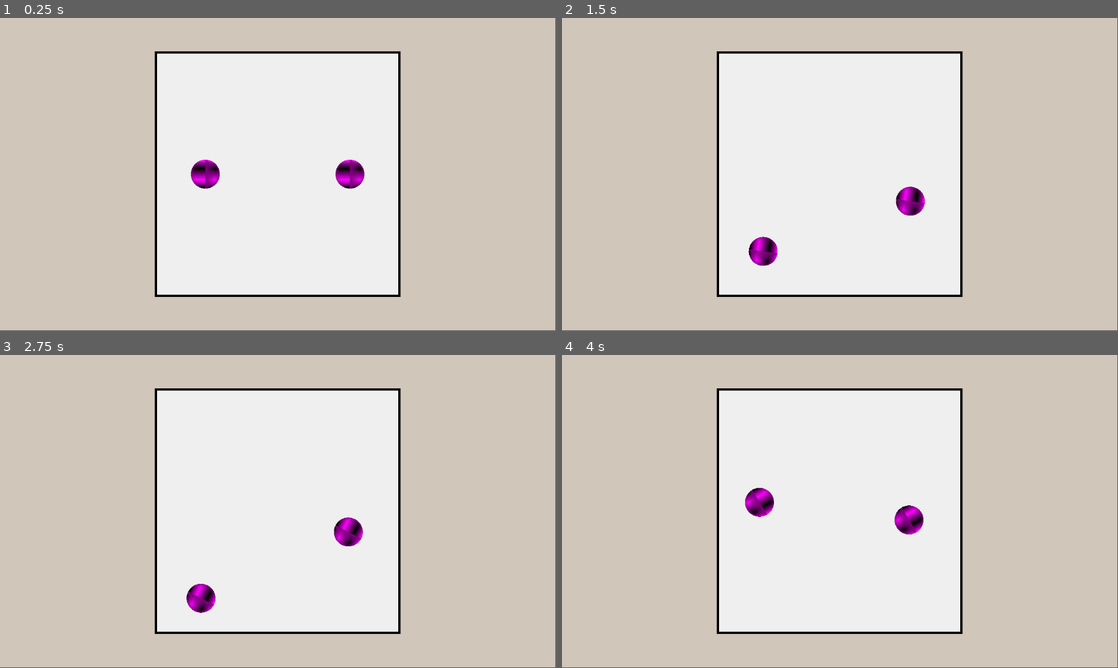
Above: before the commit, frames 1-4 (two rows, left to right).
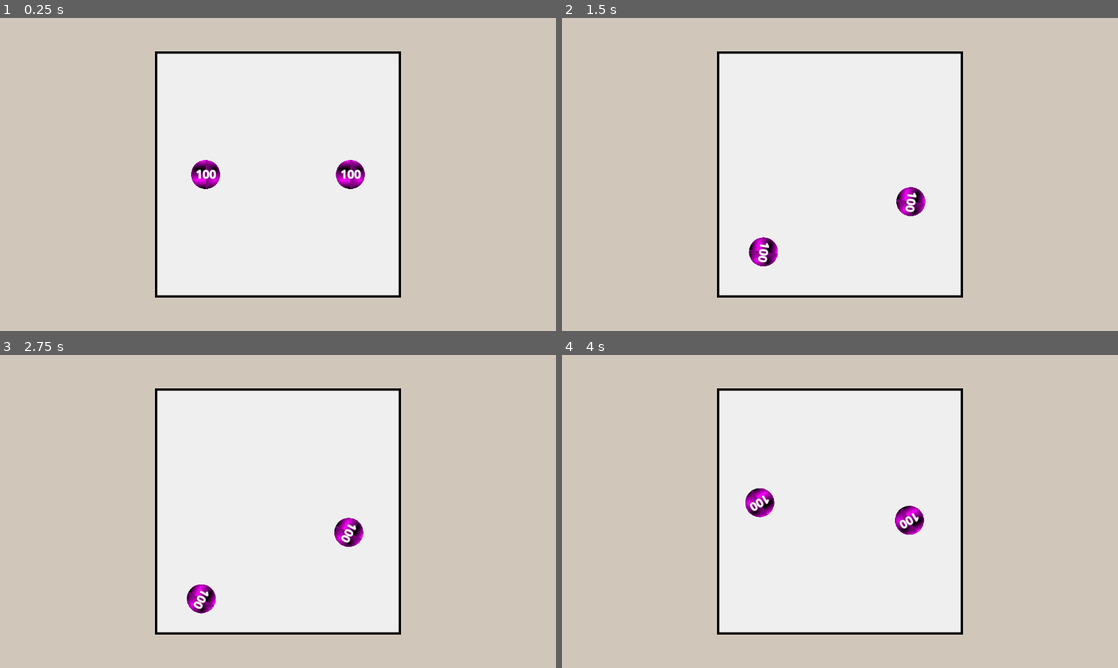
Above: after the commit, the same moments.

Repository: Arithmos-101/earclacks-copy
Game: Godot game, scene res://main.tscn
Two runs of this game, one before a commit and one after it. Both use one fixed random seed, a clock stepped at 60 frames per second and the inputs below.
Inputs:
- Up to frame 1 (0.25 s): no input
- Up to frame 2 (1.5 s): tap Enter at 0.5 s; hold Space (space) 0.53-1.28 s; tap Space (space) at 1.35 s
- Up to frame 3 (2.75 s): tap Space (space) at 2 s; hold Space (space) from 2.03 s (still down)
- Up to frame 4 (4 s): tap Enter at 2.75 s; release Space (space) at 2.78 s; tap Space (space) at 2.85 s; hold Space (space) from 3.53 s (still down)
The window is 799x449 before the commit and 800x450 after it. Grey fills any space a smaller window leaves; there, only what the larger window draws over its background counts as a difference.

The runs differ from the first frame. In frame 1, 1.0% of the frame differs, in the area x 27-73%, y 10-90%; in frame 2, 1.0%; in frame 3, 1.0%; in frame 4, 1.0%.

Commit message:
Clack Ball Data and health text

Diff:
--- /dev/null
+++ b/Clack Ball/Clack Ball Data/clack_ball_data.gd
@@ -0,0 +1,8 @@
+extends Resource
+class_name ClackBallData
+
+@export var ball_radius := 30.0
+@export var weight := 1.0
+@export var gravity := 1.0
+@export var launch_speed := 200.0
+@export var spin_speed := 10.0
--- /dev/null
+++ b/Clack Ball/Clack Ball Data/default_ball_data.tres
@@ -0,0 +1,7 @@
+[gd_resource type="Resource" script_class="ClackBallData" format=3 uid="uid://bsay65h0qlo45"]
+
+[ext_resource type="Script" uid="uid://dauvgqwgh8xq" path="res://Clack Ball/Clack Ball Data/clack_ball_data.gd" id="1_lwu21"]
+
+[resource]
+script = ExtResource("1_lwu21")
+metadata/_custom_type_script = "uid://dauvgqwgh8xq"
--- a/Clack Ball/clack_ball.gd
+++ b/Clack Ball/clack_ball.gd
@@ -1,24 +1,19 @@
 extends RigidBody2D
 class_name ClackBall
 
-@export var ball_radius := 30.0
-@export var weight := 1.0
-@export var gravity := 1.0
-@export var launch_speed := 200.0
-@export var spin_speed := 10.0
-
+@export var clack_ball_data : ClackBallData
 
 @export var clack_ball_mesh : MeshInstance2D
 @export var clack_ball_collision : ClackBallCollider
 @export var clack_ball_hurt_area : ClackBallHurtArea
 
 func _ready() -> void:
-	clack_ball_mesh.set_size(ball_radius)
-	clack_ball_collision.set_size(ball_radius)
-	clack_ball_hurt_area.set_size(ball_radius)
+	clack_ball_mesh.set_size(clack_ball_data.ball_radius)
+	clack_ball_collision.set_size(clack_ball_data.ball_radius)
+	clack_ball_hurt_area.set_size(clack_ball_data.ball_radius)
 
-	linear_velocity = _to_component_vector(launch_speed, 360 * randf())
-	angular_velocity = spin_speed
+	linear_velocity = _to_component_vector(clack_ball_data.launch_speed, 360 * randf())
+	angular_velocity = clack_ball_data.spin_speed
 
 func _to_component_vector(magnitude : float, angle : float):
 	return Vector2(magnitude * cos(deg_to_rad(angle)), magnitude * sin(deg_to_rad(angle)))
--- a/Clack Ball/clack_ball.tscn
+++ b/Clack Ball/clack_ball.tscn
@@ -2,6 +2,7 @@
 
 [ext_resource type="Script" uid="uid://dv1dq8g0vdp5s" path="res://Clack Ball/clack_ball.gd" id="1_owm8m"]
 [ext_resource type="Script" uid="uid://owxvkt1he2l0" path="res://Clack Ball/clack_ball_mesh.gd" id="2_e56jn"]
+[ext_resource type="Resource" uid="uid://bsay65h0qlo45" path="res://Clack Ball/Clack Ball Data/default_ball_data.tres" id="2_yljrg"]
 [ext_resource type="Script" uid="uid://cssdo7gk4hqti" path="res://Clack Ball/clack_ball_collision.gd" id="3_an1ui"]
 [ext_resource type="Script" uid="uid://rhc5tv0s0xnj" path="res://Clack Ball/clack_ball_hurt_area.gd" id="4_74gkj"]
 
@@ -10,14 +11,16 @@
 bounce = 1.0
 
 [sub_resource type="SphereMesh" id="SphereMesh_26byw"]
-radius = 10.0
-height = 20.0
+radius = 30.0
+height = 60.0
 
 [sub_resource type="PlaceholderTexture2D" id="PlaceholderTexture2D_26byw"]
 
 [sub_resource type="CircleShape2D" id="CircleShape2D_owm8m"]
+radius = 30.0
 
 [sub_resource type="CircleShape2D" id="CircleShape2D_yljrg"]
+radius = 30.0
 
 [node name="ClackBall" type="RigidBody2D" unique_id=1530982550 node_paths=PackedStringArray("clack_ball_mesh", "clack_ball_collision", "clack_ball_hurt_area")]
 process_mode = 1
@@ -25,6 +28,7 @@
 linear_damp_mode = 1
 angular_damp_mode = 1
 script = ExtResource("1_owm8m")
+clack_ball_data = ExtResource("2_yljrg")
 clack_ball_mesh = NodePath("ClackBallMesh")
 clack_ball_collision = NodePath("ClackBallCollision")
 clack_ball_hurt_area = NodePath("ClackBallHurtArea")
@@ -45,3 +49,25 @@
 
 [node name="ClackBallHurtBox" type="CollisionShape2D" parent="ClackBallHurtArea" unique_id=1832673209]
 shape = SubResource("CircleShape2D_yljrg")
+
+[node name="HealthText" type="RichTextLabel" parent="." unique_id=1825784367]
+anchors_preset = 8
+anchor_left = 0.5
+anchor_top = 0.5
+anchor_right = 0.5
+anchor_bottom = 0.5
+offset_left = -15.0
+offset_top = -11.5
+offset_right = 15.0
+offset_bottom = 11.5
+grow_horizontal = 2
+grow_vertical = 2
+theme_override_font_sizes/normal_font_size = 24
+theme_override_font_sizes/bold_font_size = 24
+bbcode_enabled = true
+text = "[b]100"
+fit_content = true
+scroll_active = false
+autowrap_mode = 0
+horizontal_alignment = 1
+vertical_alignment = 1
--- a/VsArena.gd
+++ b/VsArena.gd
@@ -1,4 +1,4 @@
-extends Node2D
+extends Control
 
 signal paused(set_paused : bool)
 
--- a/main.tscn
+++ b/main.tscn
@@ -2,7 +2,13 @@
 
 [ext_resource type="Script" uid="uid://k27aj6ajmyec" path="res://VsArena.gd" id="1_ig7tw"]
 
-[node name="VsArena" type="Node2D" unique_id=274504449 node_paths=PackedStringArray("clack_ball_spawn_1", "clack_ball_spawn_2")]
+[node name="VsArena" type="Control" unique_id=73105158 node_paths=PackedStringArray("clack_ball_spawn_1", "clack_ball_spawn_2")]
+layout_mode = 3
+anchors_preset = 15
+anchor_right = 1.0
+anchor_bottom = 1.0
+grow_horizontal = 2
+grow_vertical = 2
 script = ExtResource("1_ig7tw")
 clack_ball_spawn_1 = NodePath("ClackBallSpawnLeft")
 clack_ball_spawn_2 = NodePath("ClackBallSpawnRight")
@@ -19,6 +25,7 @@
 position = Vector2(726, 324)
 
 [node name="Background" type="ColorRect" parent="." unique_id=139885115]
+layout_mode = 0
 offset_right = 1152.0
 offset_bottom = 648.0
 color = Color(0.8209507, 0.77563864, 0.7309319, 1)
--- a/project.godot
+++ b/project.godot
@@ -15,6 +15,10 @@
 config/features=PackedStringArray("4.6", "Forward Plus")
 config/icon="res://icon.svg"
 
+[display]
+
+window/stretch/mode="viewport"
+
 [input]
 
 space={
Not shown, added: Clack Ball/Clack Ball Data/clack_ball_data.gd.uid
